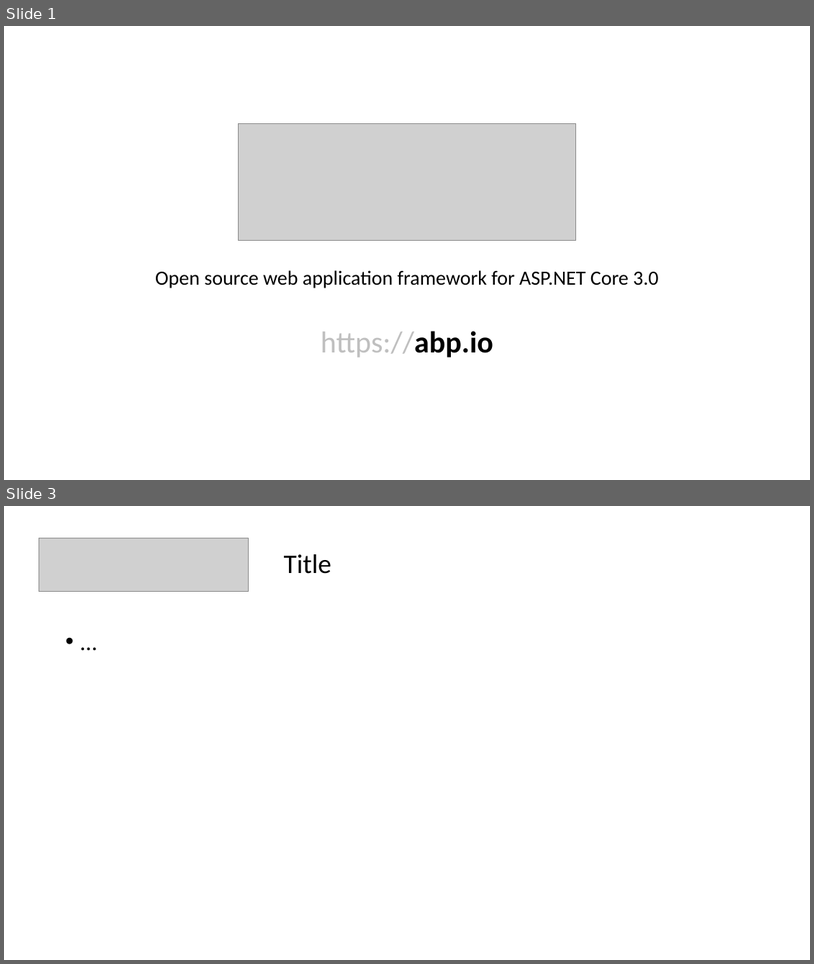
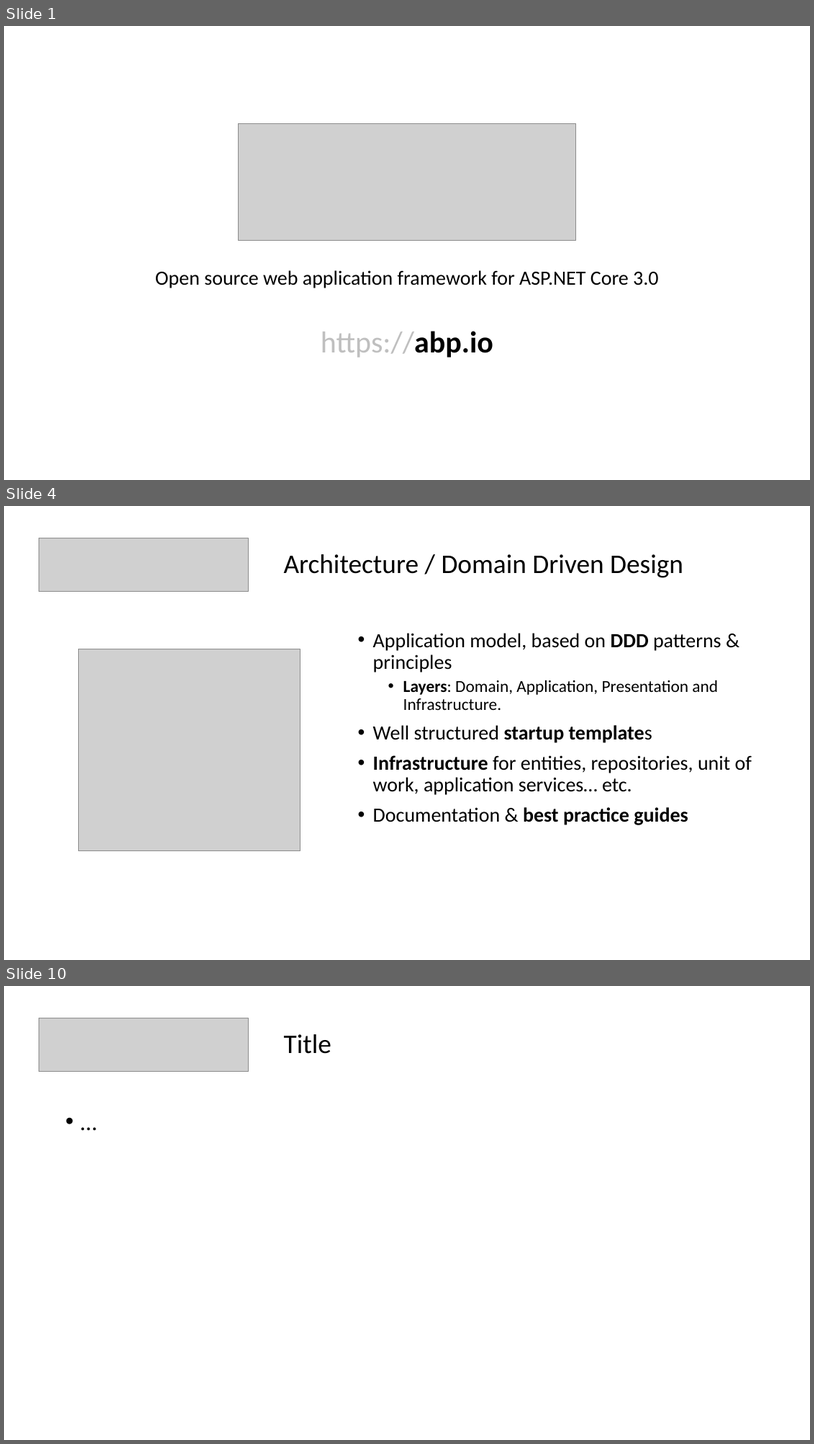
Before and after one commit to hikalkan/presentations, a slide deck: 2019-09-XX ABP Framework/Presentation_ABP.pptx. Shown one above the other, each under a label of ours: slides 1 and 3 before the commit, slides 1, 4 and 10 after it; the slides between them are not shown. The pictures are 814x964 and 814x1444 pixels, drawn with LibreOffice and Linux fonts; fonts in the diff are those of the drawing; grey boxes stand for pictures. Boxes give left, top, right and bottom in pixels: in the first picture for what was removed or moved away, otherwise in the second. Text is boxed around its words. In the diff, an @@ line names an element or a change of style, - is before the commit and + after.

```diff
--- a/2019-09-XX ABP Framework/Presentation_ABP.pptx
+++ b/2019-09-XX ABP Framework/Presentation_ABP.pptx
@@ slide 4 added at (4,506,810,960), background #FFFFFF @@
@@ picture added at (39,538,248,592) @@
@@ title added at (284,554,684,578), 32 pt, text #000000 @@
+Architecture / Domain Driven Design
@@ text added at (373,633,752,825), 24 pt, text #000000 @@
+• Application model, based on DDD patterns & principles
+  • Layers: Domain, Application, Presentation and Infrastructure.
+• Well structured startup templates
+• Infrastructure for entities, repositories, unit of work, application services… etc.
+• Documentation & best practice guides
@@ picture added at (78,649,301,850) @@
@@ what was slide 3 is now slide 10 @@
```
Also in this commit, not shown: 8 other slides added, 1 slide removed.
